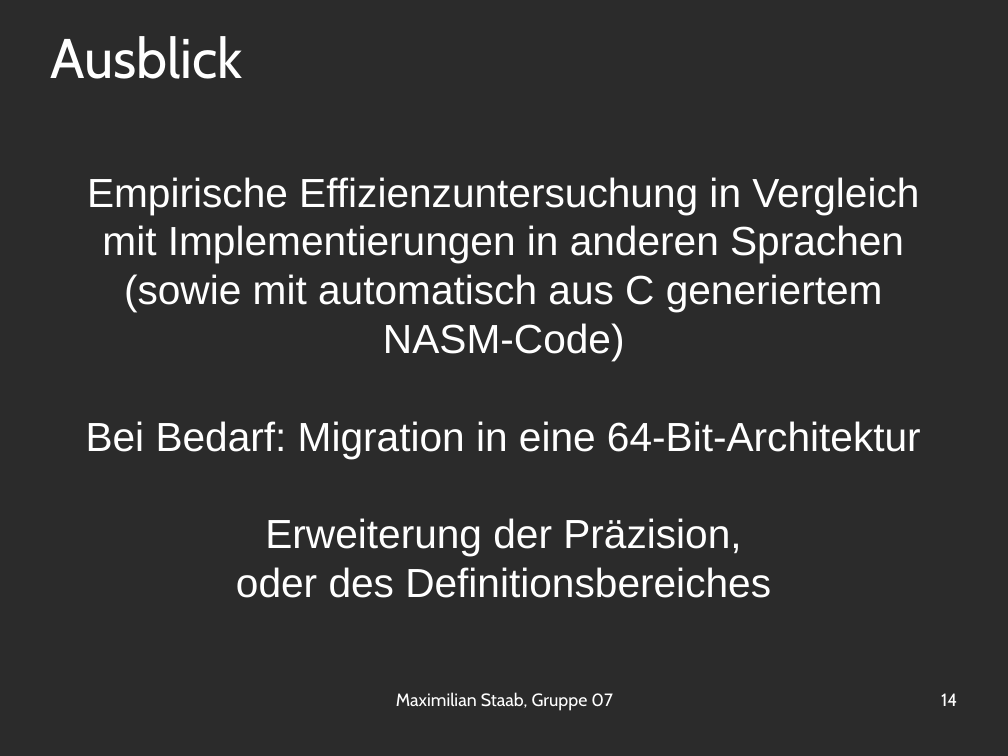
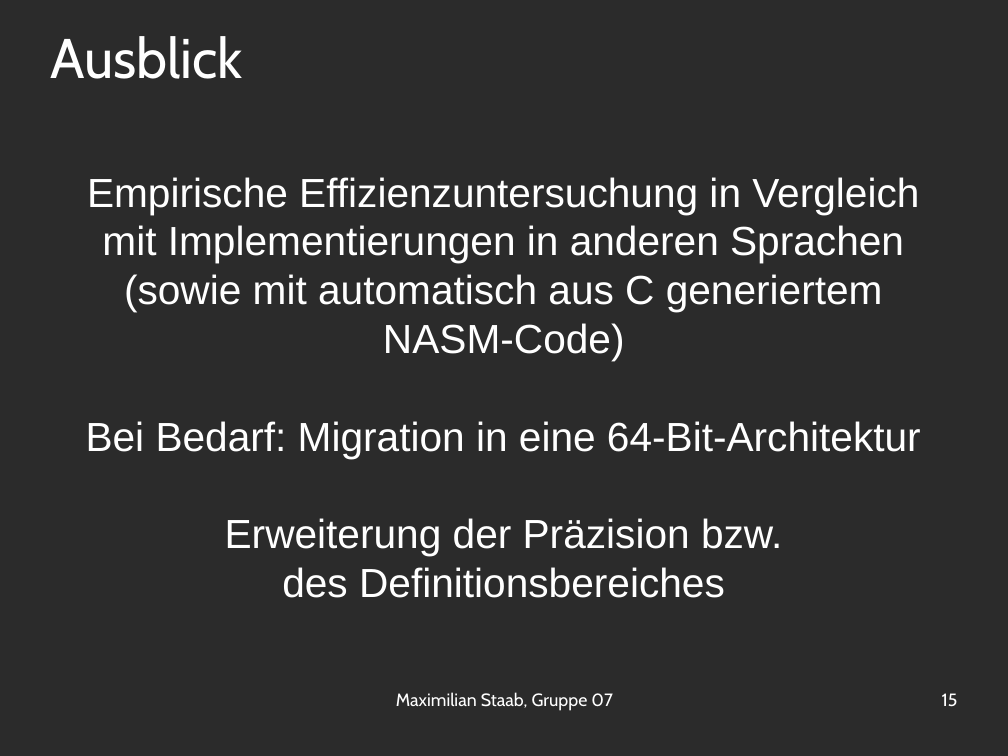
Before and after one commit to OrestTa/etip, a slide deck: slide 15 of Projekt2/Protokolle/verlauf2.odp (slide 14 before the commit). Drawn at 1008x756 pixels with LibreOffice and Linux fonts; fonts in the diff are those of the drawing; background and template pictures are left out; a plain dark background stands for a picture behind light text. Boxes give left, top, right and bottom in pixels: in the first picture for what was removed or moved away, otherwise in the second. Text is boxed around its words. In the diff, an @@ line names an element or a change of style, - is before the commit and + after.

```diff
--- a/Projekt2/Protokolle/verlauf2.odp
+++ b/Projekt2/Protokolle/verlauf2.odp
@@ text at <box>225,518,782,598</box>: text changed @@
-Erweiterung der Präzision,
-oder des Definitionsbereiches
+Erweiterung der Präzision bzw.
+des Definitionsbereiches
@@ page number at <box>942,693,958,707</box>: text changed @@
-14
+15
```
Also in this commit, not shown: 4 other slides changed, 1 slide added, 1 other file.
